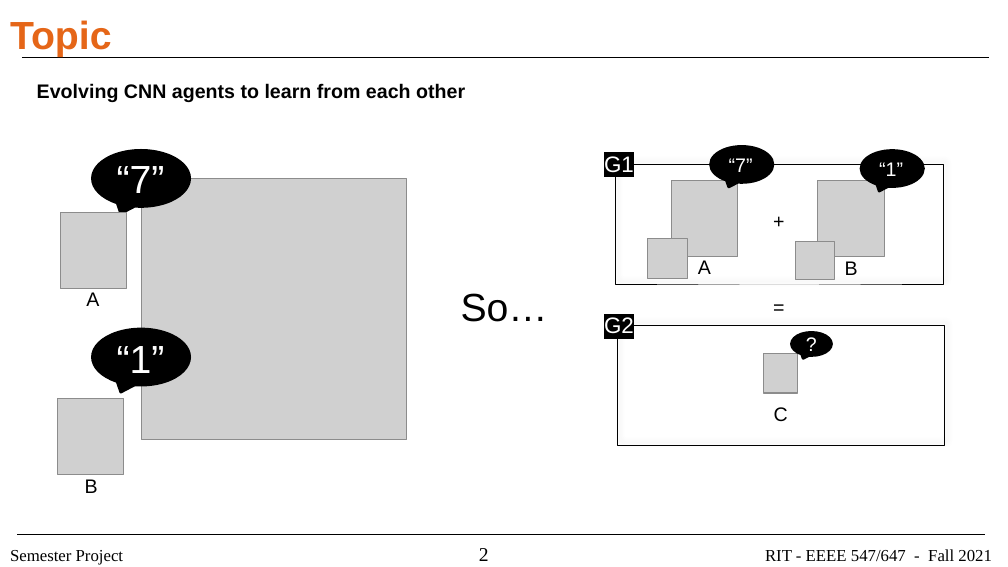
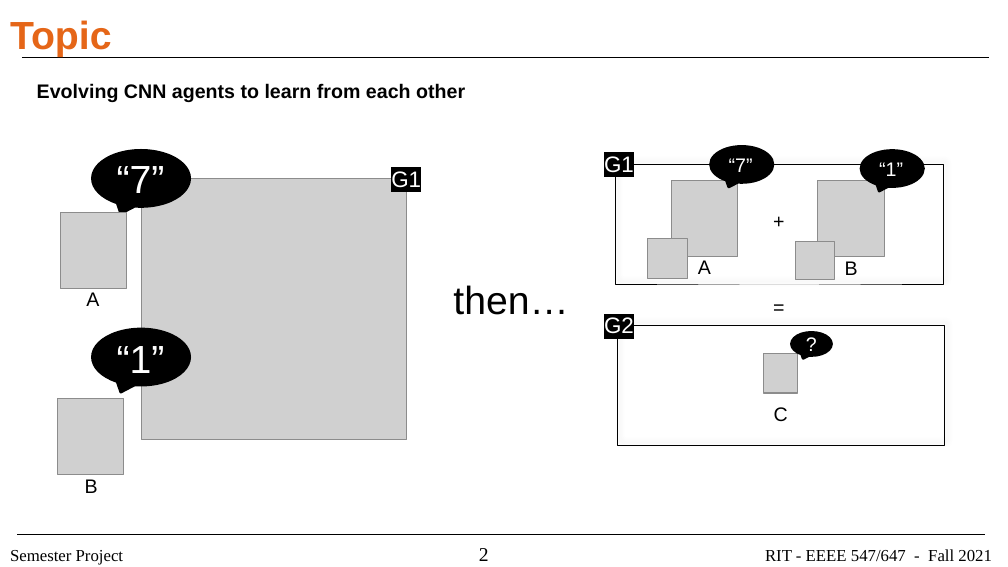
Before and after one commit to ajl3545/cnn, a slide deck: slide 2 of demo/demo.pptx. Drawn at 1008x567 pixels with LibreOffice and Linux fonts; fonts in the diff are those of the drawing; grey boxes stand for pictures. Boxes give left, top, right and bottom in pixels: in the first picture for what was removed or moved away, otherwise in the second. Text is boxed around its words. In the diff, an @@ line names an element or a change of style, - is before the commit and + after.

```diff
--- a/demo/demo.pptx
+++ b/demo/demo.pptx
@@ text added at <box>391,171,421,188</box>, 16 pt, text #FFFFFF @@
+G1
@@ text at <box>453,285,568,315</box>: text changed @@
-So…
+then…
```
Also in this commit, not shown: 3 other slides changed, 1 slide added, 11 other files.
